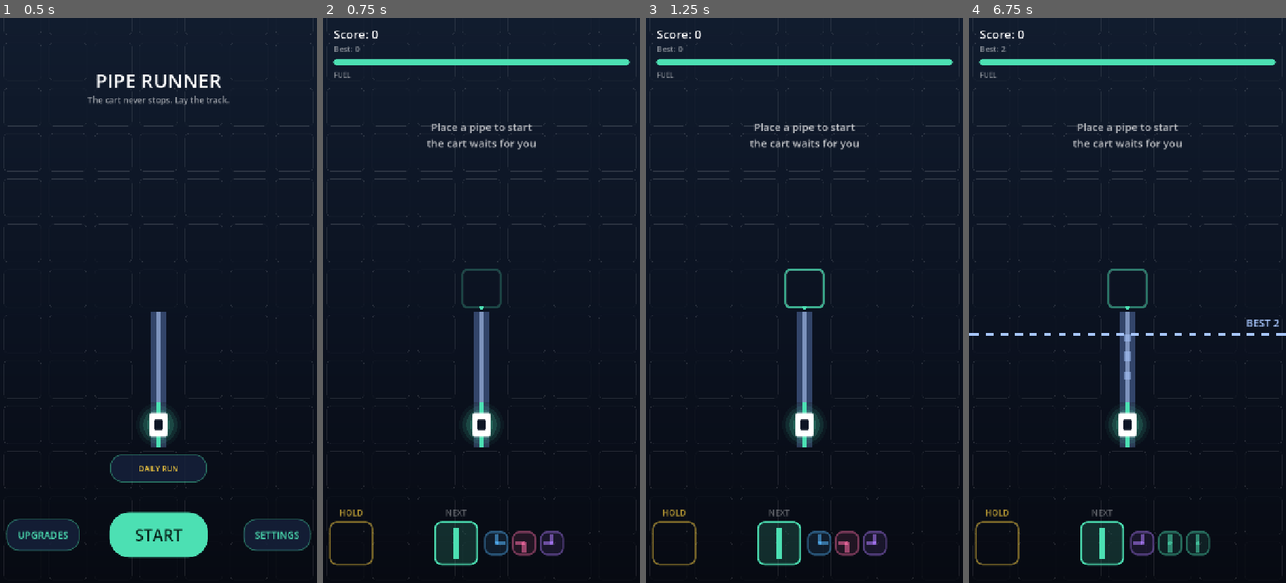
Above: before the commit, frames 1-4 (left to right).
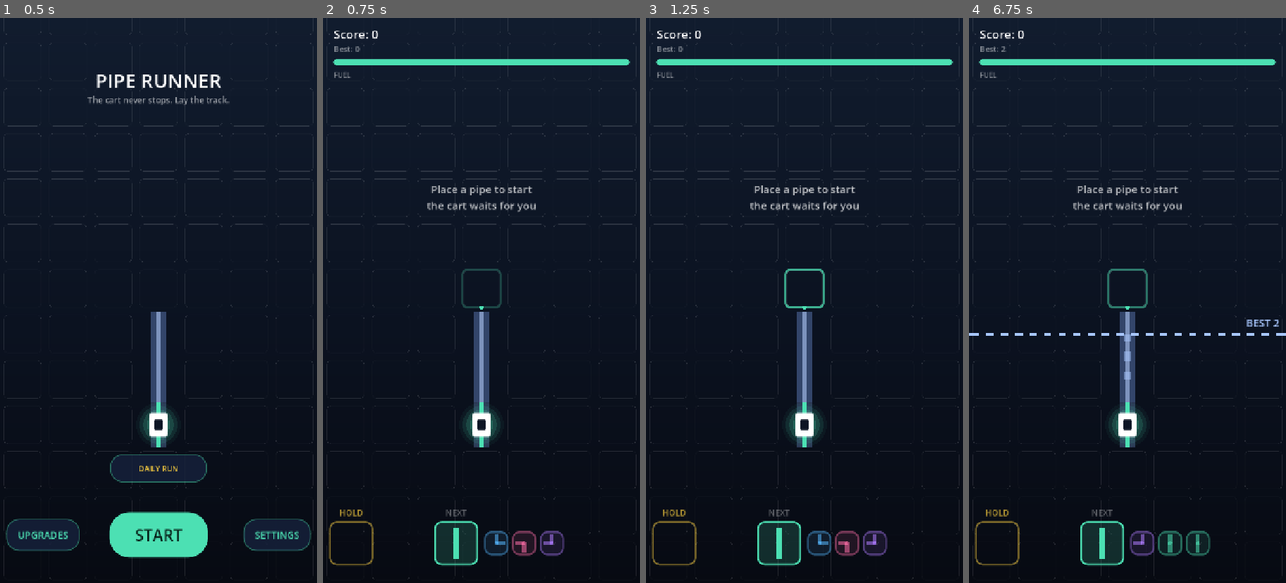
Above: after the commit, the same moments.

Repository: aznoran/piperunner
Game: Godot game, scene res://scenes/Main.tscn
Same seed, same stepped clock (60 frames per second), same inputs: the game is played once before the commit and once after it.
Inputs (mouse positions are in pixels of both pictures, inside the frame that each line leads up to):
- Up to frame 1 (0.5 s): no input
- Up to frame 2 (0.75 s): click "START" at 0.5 s
- Up to frame 3 (1.25 s): no input
- Up to frame 4 (6.75 s): tap Enter at 1.25 s; move the mouse to (1197, 272) at 1.27 s; click (1197, 272) at 1.42 s; drag from (1064, 328) to (1111, 413) at 2.02 s; move the mouse to (1159, 176) at 2.77 s; click (1159, 176) at 2.92 s; drag from (1111, 413) to (1032, 215) at 3.52 s; move the mouse to (1222, 385) at 4.27 s; click (1222, 385) at 4.42 s; drag from (1032, 215) to (1079, 159) at 5.02 s; move the mouse to (1143, 300) at 5.77 s; click (1143, 300) at 5.92 s; click "Try Again" at 6.5 s

Frame 1 is identical in both runs. In frame 2, 1.0% of the frame differs, in the area x 32-68%, y 18-35%; in frame 3, 1.0%; in frame 4, 1.0%.

Commit message:
Announce the daily run instead of just tagging it
The mode was marked by a 16 px line tucked under the score, beside the fuel
bar — present, but easy to miss entirely, so pressing DAILY looked identical
to pressing START.

A banner now names the mode for a couple of seconds at the start of the run,
the HUD tag carries the date, and the banner, the start hint and the frontier
ring are spaced so none of them lands on another.

Co-Authored-By: Claude Opus 5 (1M context) <noreply@anthropic.com>
Claude-Session: https://claude.ai/code/session_01CFYbRtdtb1UhkaJakFte7B

Diff:
--- a/scenes/HUD.tscn
+++ b/scenes/HUD.tscn
@@ -51,8 +51,8 @@
 visible = false
 layout_mode = 2
 theme_override_colors/font_color = Color(1, 0.823529, 0.247059, 1)
-theme_override_font_sizes/font_size = 16
-text = "DAILY CHALLENGE"
+theme_override_font_sizes/font_size = 20
+text = "DAILY"
 
 [node name="ComboLabel" type="Label" parent="Safe/Rows/TopRow"]
 unique_name_in_owner = true
--- a/scenes/Main.tscn
+++ b/scenes/Main.tscn
@@ -79,11 +79,25 @@
 
 [node name="QueueBar" parent="Ui" instance=ExtResource("7_queue")]
 
+[node name="ModeBanner" type="Label" parent="Ui"]
+unique_name_in_owner = true
+visible = false
+anchor_top = 0.15
+anchor_right = 1.0
+anchor_bottom = 0.24
+grow_horizontal = 2
+mouse_filter = 2
+theme_override_colors/font_color = Color(1, 0.823529, 0.247059, 1)
+theme_override_font_sizes/font_size = 30
+text = "DAILY RUN
+same map for everyone today"
+horizontal_alignment = 1
+
 [node name="StartHint" type="Label" parent="Ui"]
 unique_name_in_owner = true
-anchor_top = 0.18
+anchor_top = 0.29
 anchor_right = 1.0
-anchor_bottom = 0.29
+anchor_bottom = 0.40
 grow_horizontal = 2
 mouse_filter = 2
 theme_override_colors/font_color = Color(1, 1, 1, 0.85)
--- a/scripts/hud.gd
+++ b/scripts/hud.gd
@@ -58,8 +58,9 @@
 
 ## Marks the run as today's fixed-seed challenge, which otherwise looks
 ## exactly like an ordinary one.
-func set_daily(is_daily: bool) -> void:
+func set_daily(is_daily: bool, date: String = "") -> void:
 	_daily_label.visible = is_daily
+	_daily_label.text = "DAILY  ·  %s" % date if not date.is_empty() else "DAILY"
 
 
 func set_combo(value: int) -> void:
--- a/scripts/main.gd
+++ b/scripts/main.gd
@@ -7,6 +7,8 @@
 const REASON_OUT_OF_FUEL := "Out of fuel"
 ## Beat before the game-over card slides in, so the crash is legible.
 const DEATH_PAUSE := 0.42
+## Seconds the daily banner stays up before fading out.
+const BANNER_TIME := 2.6
 ## Prototype shake, expressed against its 68 px cell so it scales with layout.
 const SHAKE_REFERENCE_CELL := 68.0
 
@@ -29,6 +31,7 @@
 @onready var _menu: MainMenu = $MainMenu
 @onready var _input: InputHandler = $InputHandler
 @onready var _start_hint: Label = %StartHint
+@onready var _mode_banner: Label = %ModeBanner
 @onready var _background: TextureRect = $Background/Gradient
 
 var state: State = State.MENU
@@ -57,6 +60,7 @@
 var _death_reason: String = ""
 var _death_was_record: bool = false
 var _hint_pulse: float = 0.0
+var _banner_left: float = 0.0
 ## Cells this run has driven through, flattened as col, row, col, row...
 ## Saved as the ghost when the run beats the record.
 var _route: PackedInt32Array = PackedInt32Array()
@@ -141,6 +145,7 @@
 	_queue_bar.visible = false
 	_hud.visible = false
 	_start_hint.visible = false
+	_mode_banner.visible = false
 	_board.hide_ghost()
 	_board.hide_frontier()
 	# The title screen sits over a live but empty board.
@@ -210,7 +215,10 @@
 	_hud.set_best(GameState.best)
 	_hud.set_combo(0)
 	_hud.set_fuel(1.0)
-	_hud.set_daily(daily_mode)
+	_hud.set_daily(daily_mode, GameState.today())
+	_mode_banner.visible = daily_mode
+	_mode_banner.modulate.a = 1.0
+	_banner_left = BANNER_TIME if daily_mode else 0.0
 
 
 func _process(delta: float) -> void:
@@ -234,6 +242,12 @@
 	else:
 		_hint_pulse += delta
 		_start_hint.modulate.a = 0.72 + 0.20 * sin(_hint_pulse * 3.3)
+
+	if _banner_left > 0.0:
+		_banner_left -= delta
+		_mode_banner.modulate.a = clampf(_banner_left / 0.8, 0.0, 1.0)
+		if _banner_left <= 0.0:
+			_mode_banner.visible = false
 
 	_board.set_cart_incoming(_cart.incoming_cell(balance.place_lockout_progress))
 	_update_camera(delta)
